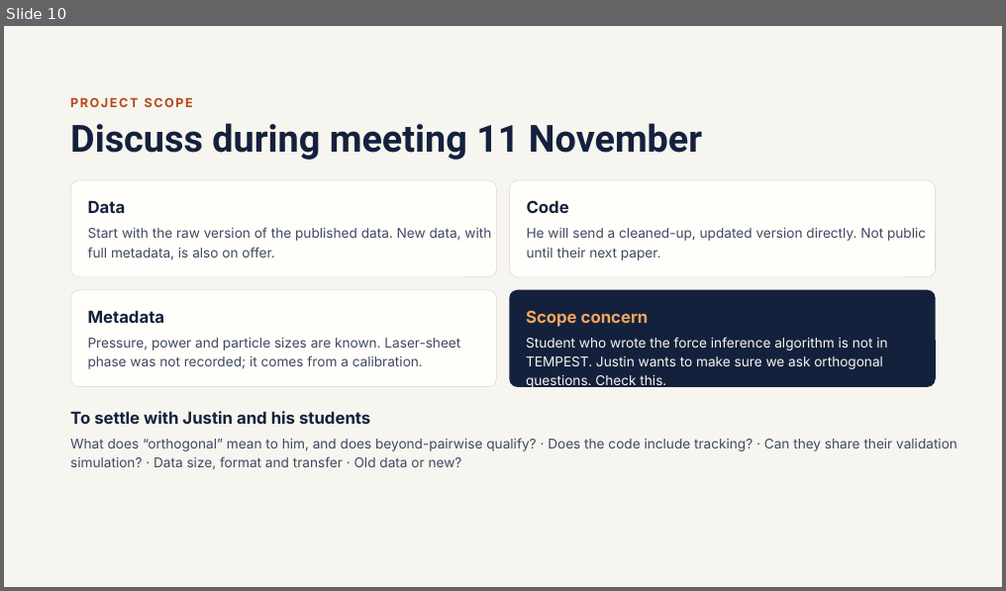
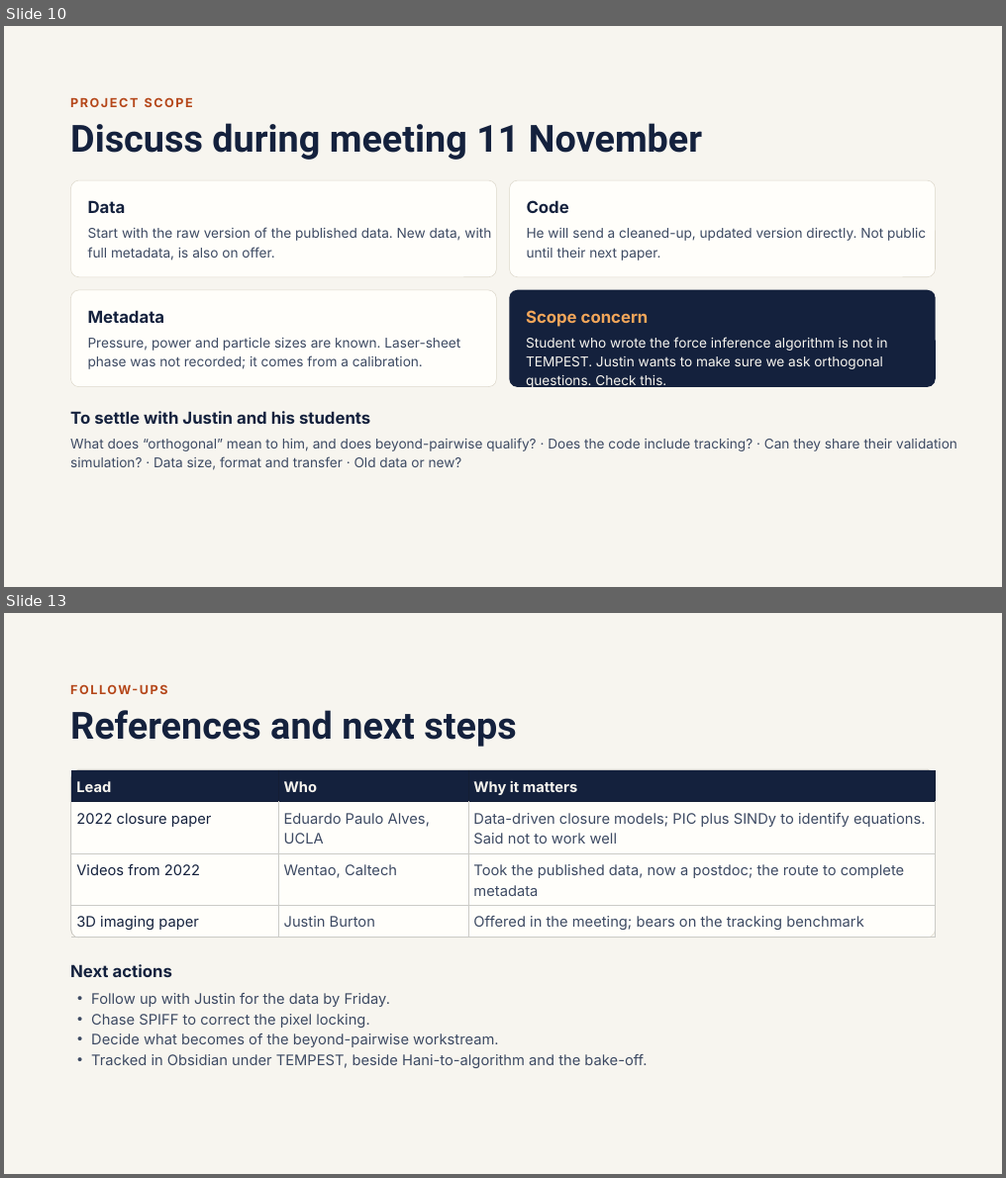
Before and after one commit to annacgilbert/TEMPEST-model-bake-off, a slide deck: shared/docs/Burton Sprint Refresher.pptx. Shown one above the other, each under a label of ours: slide 10 before the commit, slides 10 and 13 after it; the slides between them are not shown. The pictures are 1006x591 and 1006x1178 pixels, drawn with LibreOffice and Linux fonts; fonts in the diff are those of the drawing. Boxes give left, top, right and bottom in pixels: in the first picture for what was removed or moved away, otherwise in the second. Text is boxed around its words. In the diff, an @@ line names an element or a change of style, - is before the commit and + after.

```diff
--- a/shared/docs/Burton Sprint Refresher.pptx
+++ b/shared/docs/Burton Sprint Refresher.pptx
@@ slide 13 added at (x1=4, y1=613, x2=1002, y2=1174), background #F7F5EF @@
@@ text added at (x1=70, y1=679, x2=961, y2=699), 12 pt, text #B5471A, bold @@
+FOLLOW-UPS
@@ title added at (x1=70, y1=710, x2=516, y2=747), 36 pt, text #14213D, bold @@
+References and next steps
@@ rounded rectangle added at (x1=70, y1=769, x2=936, y2=938), fill #FFFEFA @@
@@ freeform shape added at (x1=70, y1=769, x2=936, y2=938), fill #DDD8CB @@
@@ freeform shape added at (x1=70, y1=769, x2=936, y2=938), fill #141413 at 22% opacity @@
@@ table added at (x1=71, y1=770, x2=936, y2=937), 4 rows, 3 columns @@
+Lead | Who | Why it matters
+2022 closure paper | Eduardo Paulo Alves, UCLA | Data-driven closure models; PIC plus SINDy to identify equations. Said not to work well
+Videos from 2022 | Wentao, Caltech | Took the published data, now a postdoc; the route to complete metadata
+3D imaging paper | Justin Burton | Offered in the meeting; bears on the tracking benchmark
@@ text added at (x1=70, y1=964, x2=172, y2=977), 16 pt, text #14213D, bold @@
+Next actions
@@ text added at (x1=91, y1=993, x2=647, y2=1068), 14 pt, text #3D4A63 @@
+• Follow up with Justin for the data by Friday.
+• Chase SPIFF to correct the pixel locking.
+• Decide what becomes of the beyond-pairwise workstream.
+• Tracked in Obsidian under TEMPEST, beside Hani-to-algorithm and the bake-off.
```
Also in this commit, not shown: 2 other slides added.
